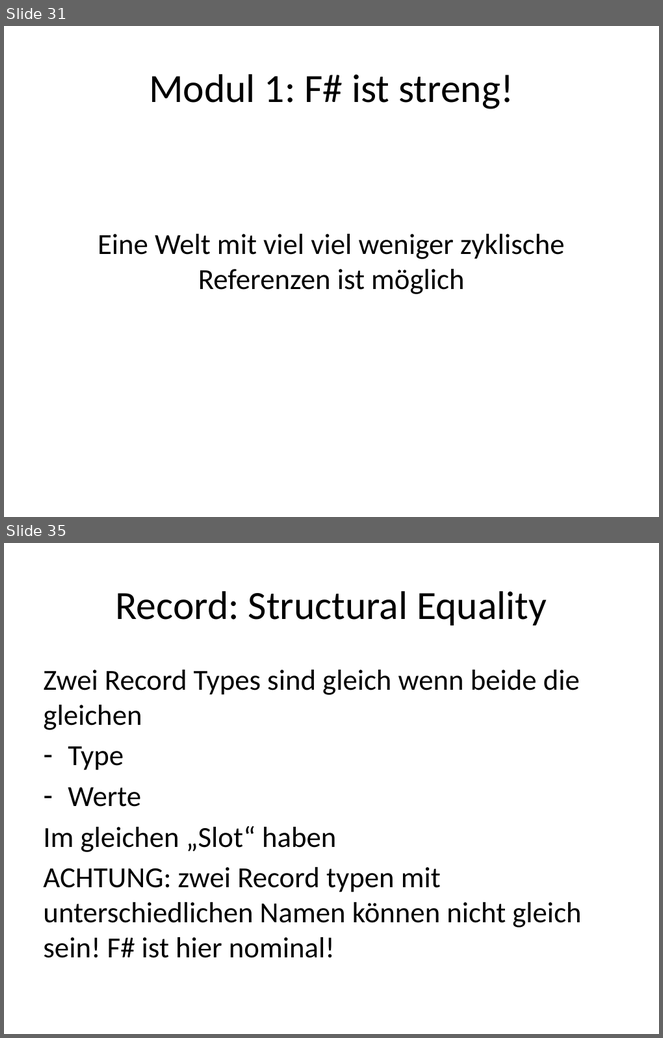
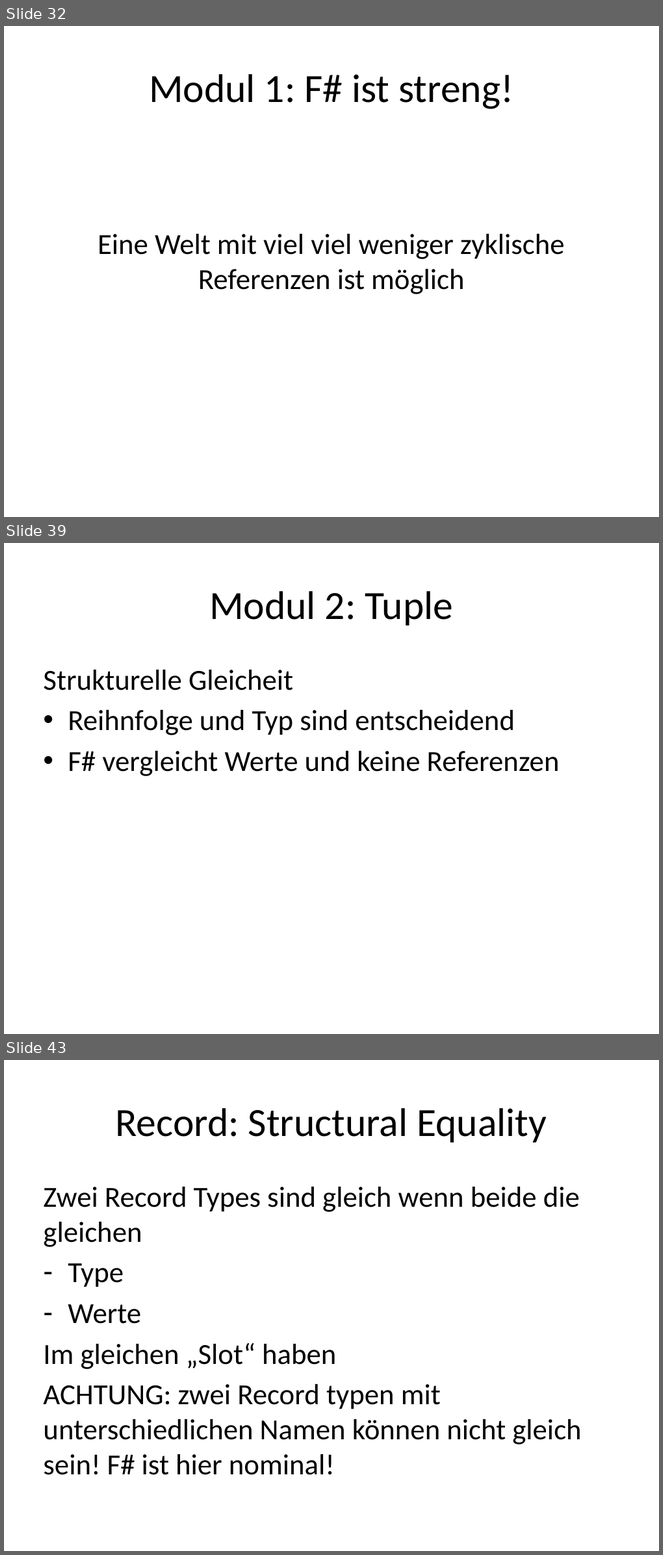
Before and after one commit to nasserbrake/Spartakiade2017, a slide deck: FSharp.pptx. Shown one above the other, each under a label of ours: slides 31 and 35 before the commit, slides 32, 39 and 43 after it; the slides between them are not shown. The pictures are 663x1038 and 663x1555 pixels, drawn with LibreOffice and Linux fonts; fonts in the diff are those of the drawing. Boxes give left, top, right and bottom in pixels: in the first picture for what was removed or moved away, otherwise in the second. Text is boxed around its words. In the diff, an @@ line names an element or a change of style, - is before the commit and + after.

Commit message:
Tuple

```diff
--- a/FSharp.pptx
+++ b/FSharp.pptx
@@ slide 39 added at bbox=[4, 543, 659, 1034], background #FFFFFF @@
@@ title added at bbox=[209, 591, 454, 626], 44 pt, text #000000 @@
+Modul 2: Tuple
@@ text added at bbox=[43, 670, 560, 776], 32 pt, text #000000 @@
+Strukturelle Gleicheit
+• Reihnfolge und Typ sind entscheidend
+• F# vergleicht Werte und keine Referenzen
@@ what was slide 31 is now slide 32 @@
@@ what was slide 35 is now slide 43 @@
```
Also in this commit, not shown: 6 slides changed, 7 other slides added, 3 other files.
